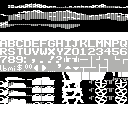
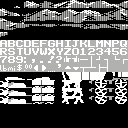
Revision of a layered (128, 128) image; what changed, layer by layer:
showed "horizon-mountains" over [0, 0, 128, 40]
removed layer "wagon b/w" over [4, 72, 127, 104]
hid "horizon-plains", moved it above "wagon" over [0, 0, 128, 30]
showed "wagon", painted on it over [4, 72, 127, 104]
renamed "layer2" to "black", showed it over [0, 0, 128, 128]
